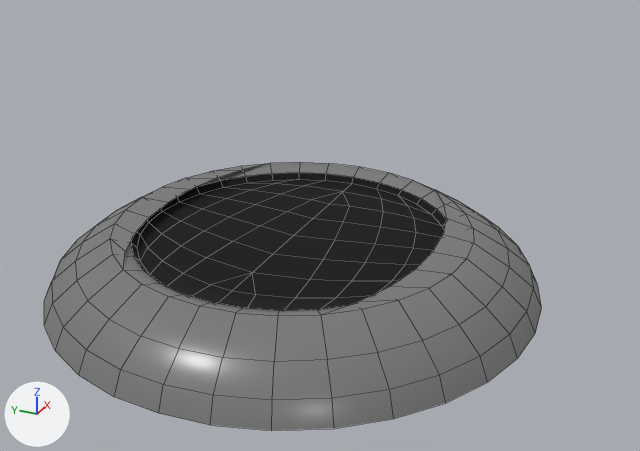
Before and after pictures for a commit that changed the Blender file Assets/towers/tower_4_toyrocket.blend.
Rendered twice from a 50 mm lens placed at (-6.46, -3.17, 4.1), pointed at (-0.07, -0.29, 0.91). Arrows for +X, +Y and +Z are at lower left; the lights stay in place. Mesh edges are drawn as thin lines.

Script lines for the objects in view, before the commit:
```python
me_circle = bpy.data.meshes.new('Circle')
me_circle.from_pydata(...)  # 264 vertices, 245 faces, 1 loose edge; spans x -2.21..2.21, y -2.21..2.21, z 0.28..0.83
me_circle.polygons.foreach_set('use_smooth', [True] * 245)
# faces by material slot: [101, 144]
me_circle.materials.append(mat_hole)  # black #000000
me_circle.materials.append(mat_landingpad)  # grey #797979
me_mesh_005 = bpy.data.meshes.new('Mesh.005')
me_mesh_005.from_pydata(...)  # 1954 vertices, 1966 faces; spans x -0.75..0.74, y -2.46..2.74, z 0.93..2.59
me_mesh_005.polygons.foreach_set('use_smooth', [True] * 1966)
# faces by material slot: [836, 972, 68, 86, 4]
me_mesh_005.materials.append(mat_rocket_metal)  # white #dae0e7
me_mesh_005.materials.append(mat_red_rocket)  # red #e70400
me_mesh_005.materials.append(mat_rocket_window)  # cyan #00e0e7
me_mesh_005.materials.append(mat_thruster)  # dark grey #5c5c5c
me_mesh_005.materials.append(mat_hole)  # black #000000
# before: 230 (-0.23, -0.78, 2.23), 244 (-0.44, -1.05, 1.98), 267 (-0.43, -1.23, 1.93), 302 (-0.37, -1.49, 2.08), 431 (-0.44, -1.19, 1.94)
# before: 710 (0.23, -0.78, 2.23), 724 (0.44, -1.05, 1.98), 747 (0.42, -1.23, 1.93), 782 (0.37, -1.49, 2.08), 911 (0.44, -1.19, 1.94)
# before: 1269 (-0.44, -1.05, 1.54), 1292 (-0.43, -1.23, 1.59), 1326 (-0.33, -1.44, 1.52), 1327 (-0.37, -1.49, 1.44), 1456 (-0.44, -1.19, 1.58)
# before: 1749 (0.44, -1.05, 1.54), 1772 (0.42, -1.23, 1.59), 1806 (0.33, -1.44, 1.52), 1807 (0.37, -1.49, 1.44), 1936 (0.44, -1.19, 1.58)
ob_pad = bpy.data.objects.new('Pad', me_circle)
ob_pad.location = (0.0, 0.0, 0.0)
ob_rocket = bpy.data.objects.new('Rocket', me_mesh_005)
ob_rocket.location = (0.0, 0.0, 0.0)
ob_rocket.hide_set(True)
```
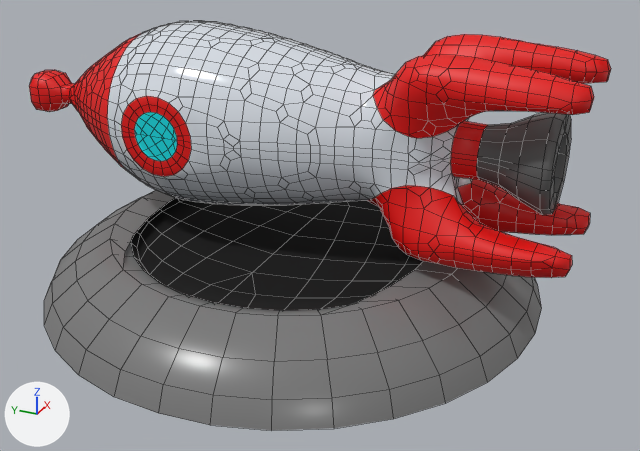
What differs and where, as boxes [x1, y1, x2, y2] in the pictures (640 x 451 px; the box of a moved part takes in the faces that stretch with it):
```json
{"object": "Rocket", "change": "shown", "after": [29, 21, 611, 278]}
{"part": 1, "of": "me_mesh_005", "change": "moved or reshaped", "after": [346, 66, 487, 223], "on screen": "not visible before"}
{"part": 2, "of": "me_mesh_005", "change": "moved or reshaped", "after": [549, 114, 568, 213], "on screen": "not visible before"}
```

The change, as JSON lines over the scene's bpy script:
```json
{"block": "me_mesh_005", "where": "# used by ob_rocket; location = (0.0, 0.0, 0.0)"}
{"block": "me_mesh_005", "where": "# verts and faces of me_mesh_005; kept vertices keep their numbers, new ones are numbered from 1954"}
{"op": "remove", "block": "me_mesh_005", "code": "me_mesh_005.from_pydata(...)  # 1954 vertices, 1966 faces; spans x -0.75..0.74, y -2.46..2.74, z 0.93..2.59"}
{"op": "add", "block": "me_mesh_005", "code": "me_mesh_005.from_pydata(...)  # 1956 vertices, 1972 faces; spans x -0.74..0.74, y -2.46..2.74, z 0.93..2.59"}
{"block": "me_mesh_005", "change": "me_mesh_005 part 1"}
{"op": "add", "block": "me_mesh_005", "code": "verts[710] = (0.24, -0.83, 2.22)  # moved, pixel (396, 74)"}
{"op": "add", "block": "me_mesh_005", "code": "verts[724] = (0.45, -1.08, 1.99)  # moved"}
{"op": "add", "block": "me_mesh_005", "code": "verts[747] = (0.42, -1.24, 1.95)  # moved"}
{"op": "add", "block": "me_mesh_005", "code": "verts[782] = (0.29, -1.51, 2.05)  # moved"}
{"op": "add", "block": "me_mesh_005", "code": "verts[911] = (0.44, -1.18, 1.96)  # moved"}
{"op": "add", "block": "me_mesh_005", "code": "verts[431] = (-0.44, -1.18, 1.96)  # moved, pixel (408, 136)"}
{"op": "add", "block": "me_mesh_005", "code": "verts[1749] = (0.45, -1.06, 1.53)  # moved"}
{"op": "add", "block": "me_mesh_005", "code": "verts[1772] = (0.43, -1.25, 1.57)  # moved"}
{"op": "add", "block": "me_mesh_005", "code": "verts[1806] = (0.33, -1.43, 1.53)  # moved"}
{"op": "add", "block": "me_mesh_005", "code": "verts[1326] = (-0.33, -1.43, 1.53)  # moved, pixel (441, 190)"}
{"op": "add", "block": "me_mesh_005", "code": "verts[1807] = (0.32, -1.52, 1.5)  # moved"}
{"op": "add", "block": "me_mesh_005", "code": "verts[1936] = (0.44, -1.18, 1.57)  # moved"}
{"op": "add", "block": "me_mesh_005", "code": "verts[1456] = (-0.44, -1.18, 1.57)  # moved, pixel (405, 185)"}
{"op": "add", "block": "me_mesh_005", "code": "verts[230] = (-0.24, -0.83, 2.22)  # moved, pixel (374, 89)"}
{"op": "add", "block": "me_mesh_005", "code": "verts[244] = (-0.45, -1.08, 1.99)  # moved, pixel (395, 130)"}
{"op": "add", "block": "me_mesh_005", "code": "verts[267] = (-0.42, -1.24, 1.95)  # moved, pixel (416, 138)"}
{"op": "add", "block": "me_mesh_005", "code": "verts[302] = (-0.29, -1.51, 2.05)  # moved, pixel (458, 124)"}
{"op": "add", "block": "me_mesh_005", "code": "verts[1269] = (-0.45, -1.06, 1.53)  # moved, pixel (391, 188)"}
{"op": "add", "block": "me_mesh_005", "code": "verts[1292] = (-0.43, -1.25, 1.57)  # moved, pixel (415, 185)"}
{"op": "add", "block": "me_mesh_005", "code": "verts[1327] = (-0.32, -1.52, 1.5)  # moved, pixel (453, 195)"}
{"block": "me_mesh_005", "change": "me_mesh_005 part 2"}
{"block": "me_mesh_005", "change": "5 vertices are removed from x -0.24..-0.01, y -2.24..-2.16, z 1.52..1.94"}
{"block": "me_mesh_005", "change": "14 faces are deleted"}
{"block": "me_mesh_005", "change": "3 vertices move from x -0.24..-0.01, y -2.16, z 1.52..1.77 to x -0.24..0.0, y -2.16, z 1.52..1.75"}
{"block": "me_mesh_005", "change": "9 vertices are added at x -0.24..0.0, y -2.24..-2.16, z 1.52..2.0"}
{"block": "me_mesh_005", "change": "17 new faces join them, mat_thruster (dark grey #5c5c5c)"}
{"block": "me_mesh_005", "change": "3 new faces join them, mat_hole (black #000000)"}
{"op": "remove", "block": "ob_rocket", "code": "ob_rocket.hide_set(True)"}
```
